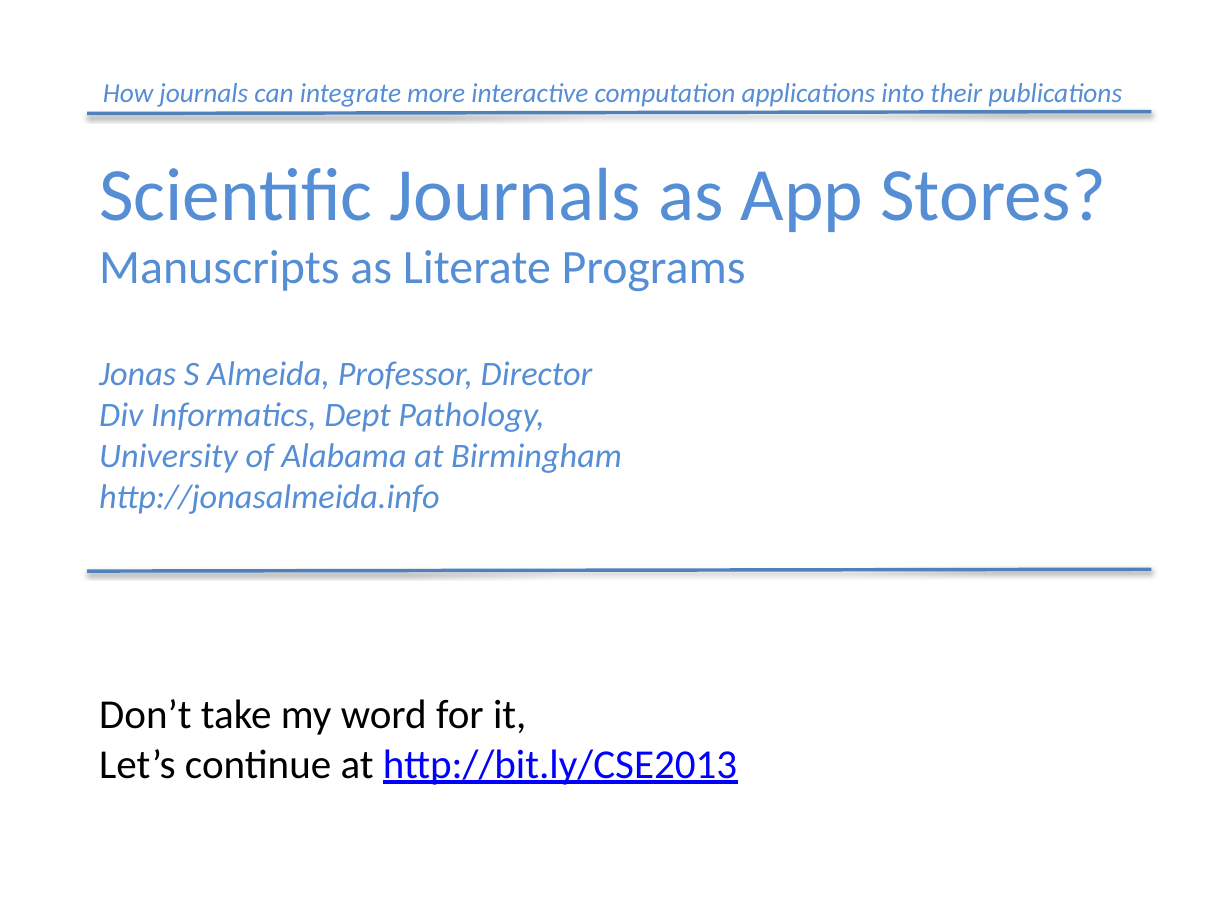
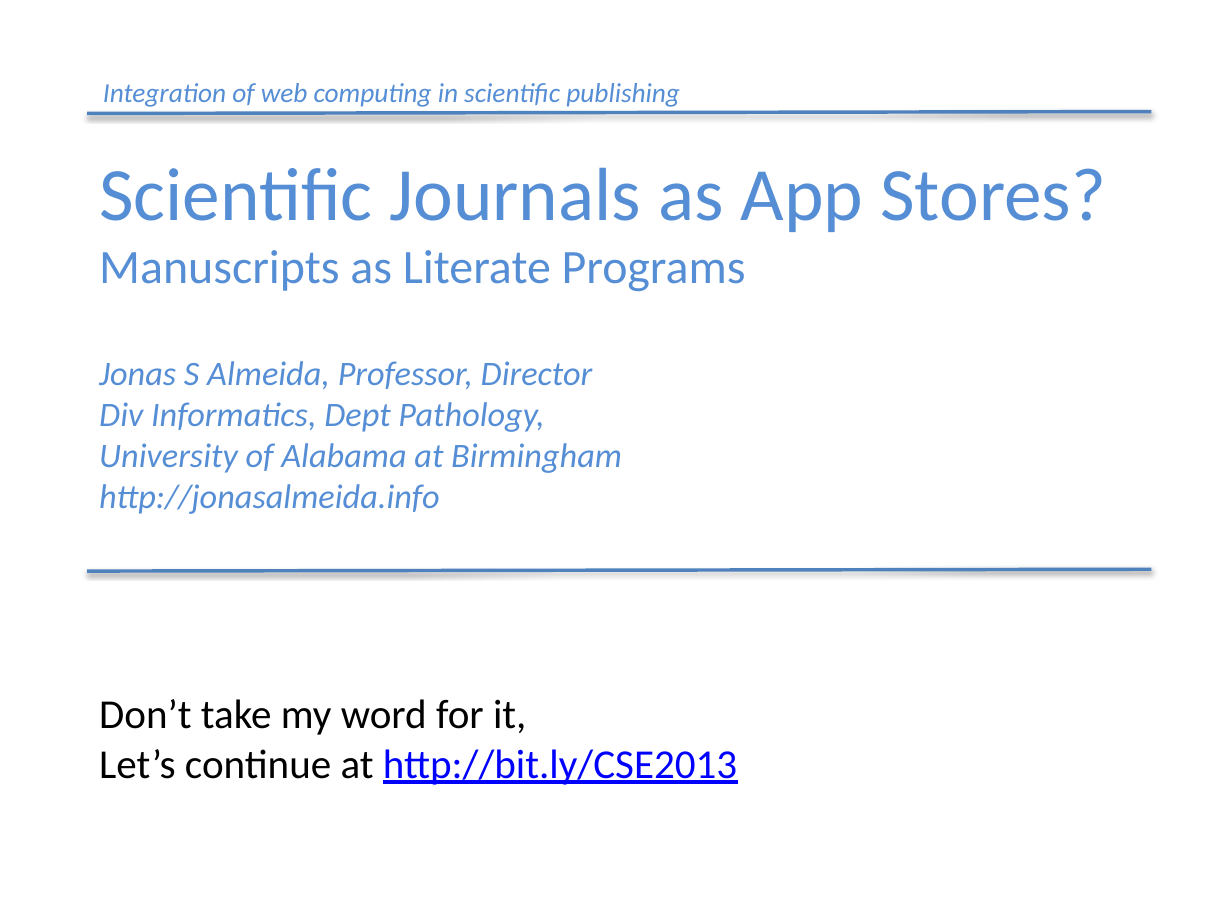
Before and after one commit to jonasalmeida/jonasalmeida, a slide deck: slide 1 of presentations/councilSciencePub2013.pptx. Drawn at 1232x924 pixels with LibreOffice and Linux fonts; fonts in the diff are those of the drawing. Boxes give left, top, right and bottom in pixels: in the first picture for what was removed or moved away, otherwise in the second. Text is boxed around its words. In the diff, an @@ line names an element or a change of style, - is before the commit and + after.

```diff
--- a/presentations/councilSciencePub2013.pptx
+++ b/presentations/councilSciencePub2013.pptx
@@ text at (103,83,680,107): text changed @@
-How journals can integrate more interactive computation applications into their publications
+Integration of web computing in scientific publishing
```
Also in this commit, not shown: 1 other file.
